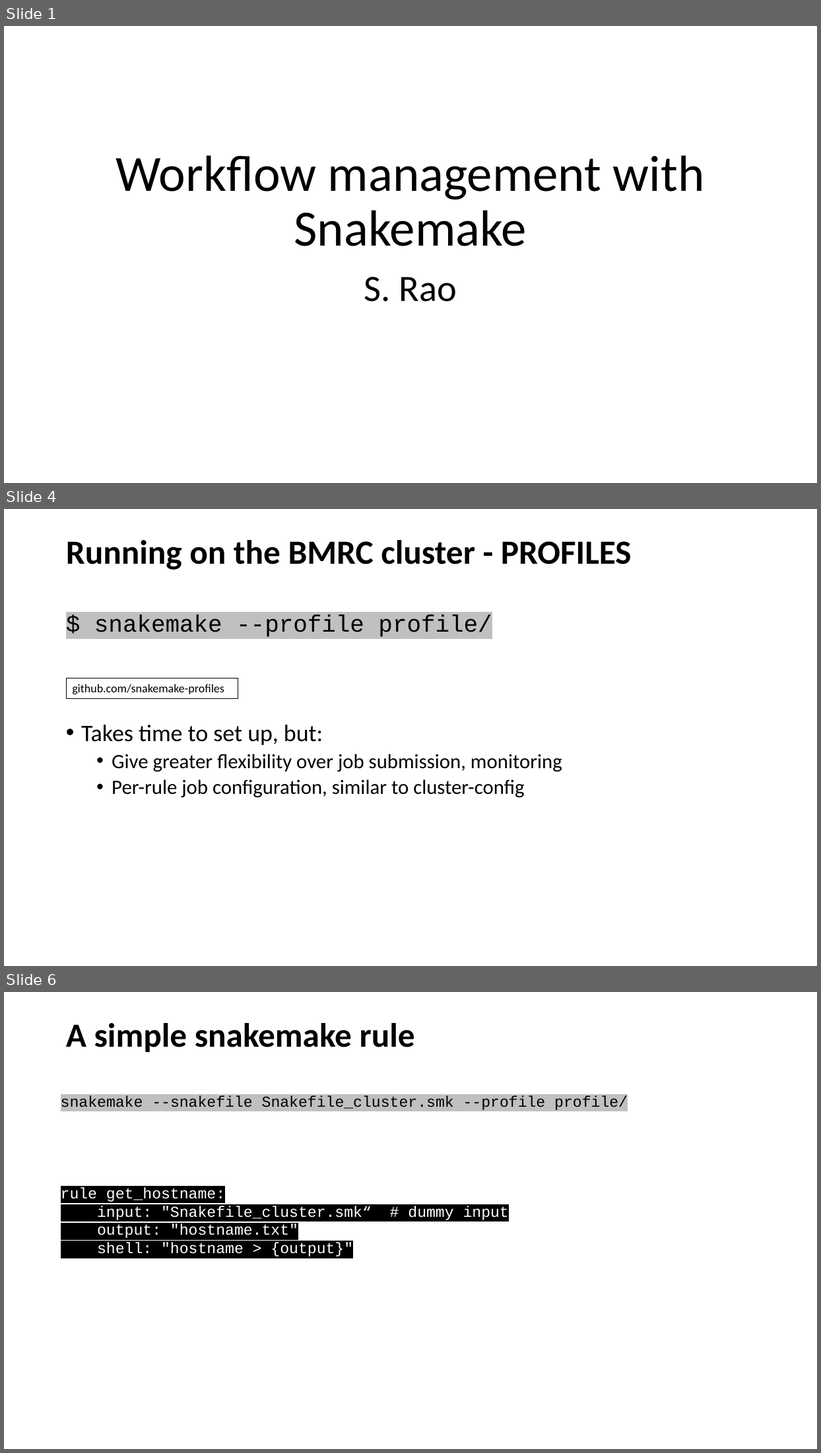
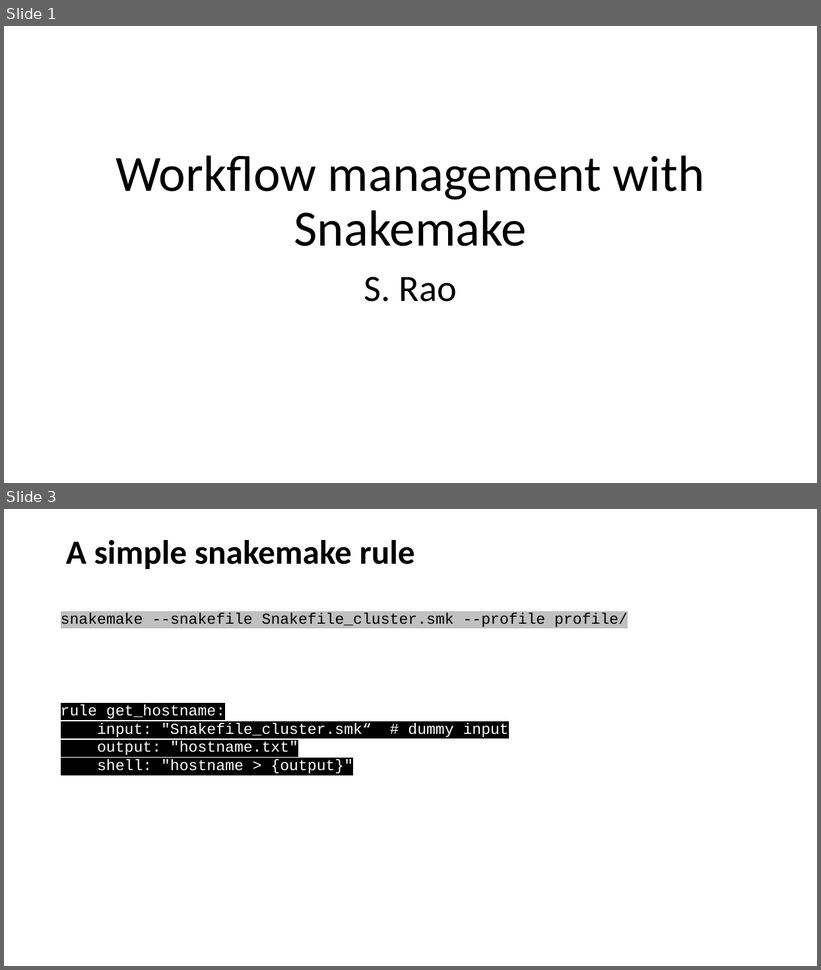
Before and after one commit to sraorao/snakemake_GMS_MT2023, a slide deck: session2/snakemake_2.pptx. Shown one above the other, each under a label of ours: slides 1, 4 and 6 before the commit, slides 1 and 3 after it; the slides between them are not shown. The pictures are 821x1453 and 821x970 pixels, drawn with LibreOffice and Linux fonts; fonts in the diff are those of the drawing. Boxes give left, top, right and bottom in pixels: in the first picture for what was removed or moved away, otherwise in the second. Text is boxed around its words. In the diff, an @@ line names an element or a change of style, - is before the commit and + after.

```diff
--- a/session2/snakemake_2.pptx
+++ b/session2/snakemake_2.pptx
@@ slide 4 removed at (4, 509, 817, 966), background #FFFFFF @@
@@ title removed at (66, 540, 632, 570) @@
-Running on the BMRC cluster - PROFILES
@@ text removed at (94, 615, 492, 637) @@
-$ snakemake --profile profile/
@@ rectangle removed at (66, 678, 238, 698) @@
-github.com/snakemake-profiles
@@ text removed at (81, 725, 562, 798) @@
-• Takes time to set up, but:
-  • Give greater flexibility over job submission, monitoring
-  • Per-rule job configuration, similar to cluster-config
@@ what was slide 6 is now slide 3 @@
```
Also in this commit, not shown: 1 slide changed, 1 slide added, 2 other slides removed, 9 other files.
